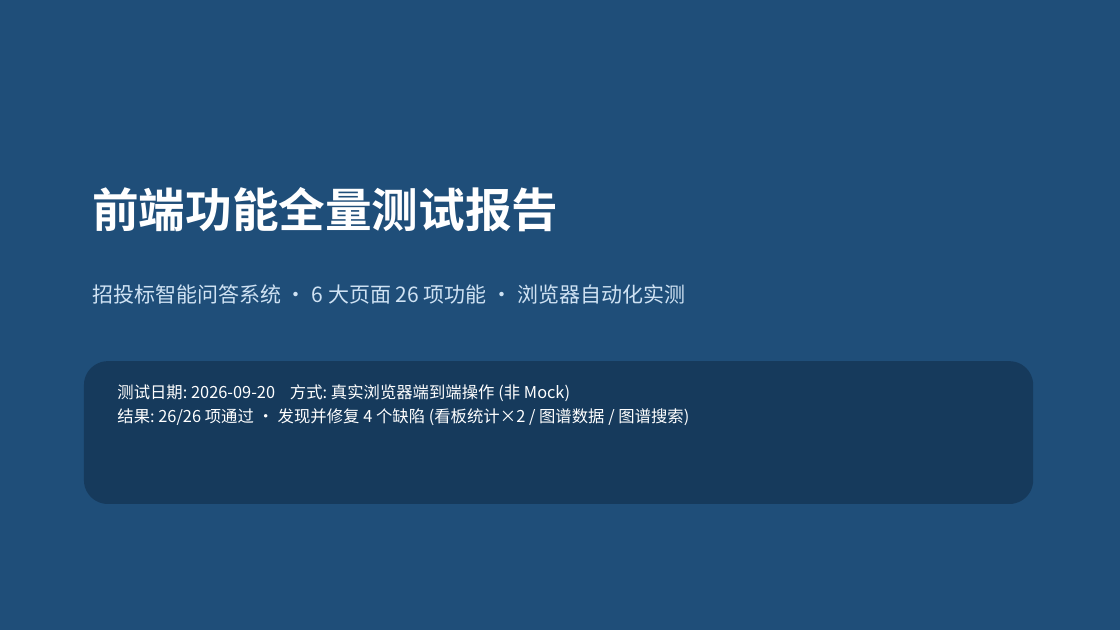
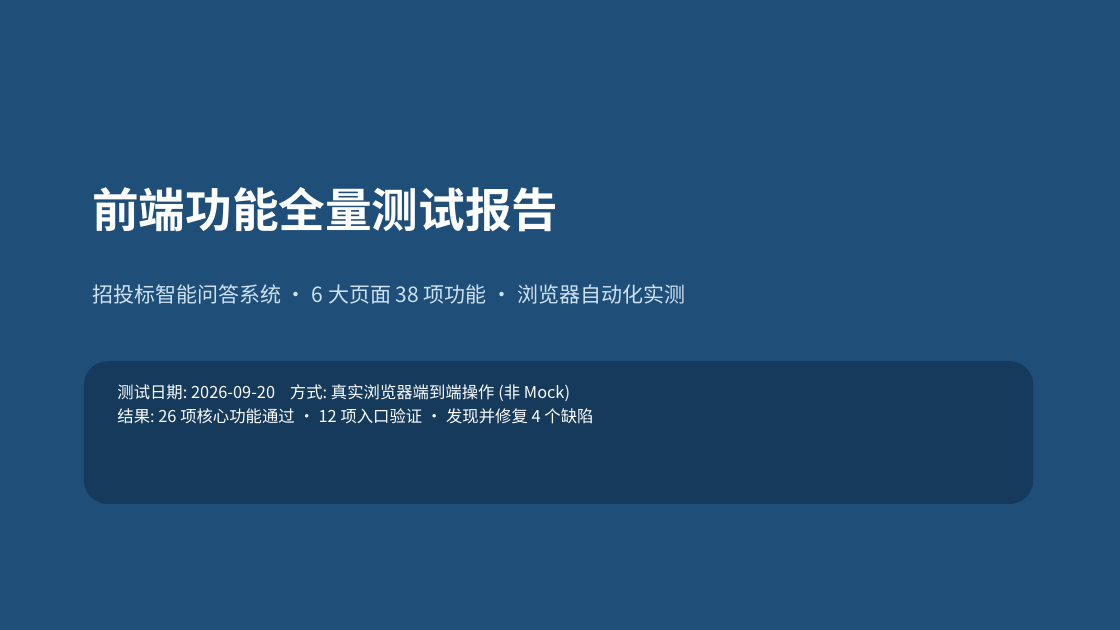
Before and after one commit to wuyang-vs/Bidding_QA_Chatbot, a slide deck: slide 1 of 前端功能测试报告.pptx. Drawn at 1120x630 pixels with LibreOffice and Linux fonts; fonts in the diff are those of the drawing. Boxes give left, top, right and bottom in pixels: in the first picture for what was removed or moved away, otherwise in the second. Text is boxed around its words. In the diff, an @@ line names an element or a change of style, - is before the commit and + after.

```diff
--- a/前端功能测试报告.pptx
+++ b/前端功能测试报告.pptx
@@ text at (92,284,685,304): text changed @@
-招投标智能问答系统 · 6 大页面 26 项功能 · 浏览器自动化实测
+招投标智能问答系统 · 6 大页面 38 项功能 · 浏览器自动化实测
@@ text at (117,408,593,424): text changed @@
-结果: 26/26 项通过 · 发现并修复 4 个缺陷 (看板统计×2 / 图谱数据 / 图谱搜索)
+结果: 26 项核心功能通过 · 12 项入口验证 · 发现并修复 4 个缺陷
```
Also in this commit, not shown: 3 other slides changed, 3 slides added, 1 other file.
